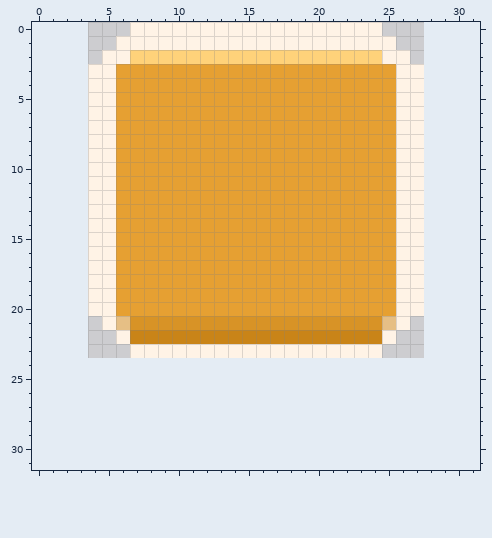
Pixel-art file: assets/source/aseprite/ui_btn_buy_hover.aseprite. The picture above is the old version.
24x24 pixels, 1 frame. The old version is drawn lined up with the new one, on the new canvas.
Once edited:
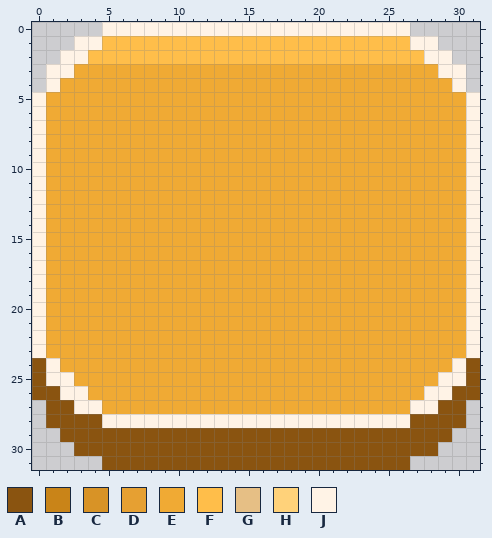
Palette (. is transparent): A #8a5410  B #c98418  C #d89326  D #e6a032  E #f0aa34  F #ffbe4a  G #e6bf85  H #ffd27a  J #fff3e6
The exact change:
canvas 24x24 -> 32x32, the old top-left corner now at 4,0
@@ x 0..31 @@
- 0 .......JJJJJJJJJJJJJJJJJJ.......
- 1 ......JJJJJJJJJJJJJJJJJJJJ......
- 2 .....JJHHHHHHHHHHHHHHHHHHJJ.....
- 3 ....JJDDDDDDDDDDDDDDDDDDDDJJ....
- 4 ....JJDDDDDDDDDDDDDDDDDDDDJJ....
- 5 ....JJDDDDDDDDDDDDDDDDDDDDJJ....
- 6 ....JJDDDDDDDDDDDDDDDDDDDDJJ....
- 7 ....JJDDDDDDDDDDDDDDDDDDDDJJ....
- 8 ....JJDDDDDDDDDDDDDDDDDDDDJJ....
- 9 ....JJDDDDDDDDDDDDDDDDDDDDJJ....
-10 ....JJDDDDDDDDDDDDDDDDDDDDJJ....
-11 ....JJDDDDDDDDDDDDDDDDDDDDJJ....
-12 ....JJDDDDDDDDDDDDDDDDDDDDJJ....
-13 ....JJDDDDDDDDDDDDDDDDDDDDJJ....
-14 ....JJDDDDDDDDDDDDDDDDDDDDJJ....
-15 ....JJDDDDDDDDDDDDDDDDDDDDJJ....
-16 ....JJDDDDDDDDDDDDDDDDDDDDJJ....
-17 ....JJDDDDDDDDDDDDDDDDDDDDJJ....
-18 ....JJDDDDDDDDDDDDDDDDDDDDJJ....
-19 ....JJDDDDDDDDDDDDDDDDDDDDJJ....
-20 ....JJDDDDDDDDDDDDDDDDDDDDJJ....
-21 .....JGCCCCCCCCCCCCCCCCCCGJ.....
-22 ......JBBBBBBBBBBBBBBBBBBJ......
-23 .......JJJJJJJJJJJJJJJJJJ.......
-24 ................................
-25 ................................
-26 ................................
-27 ................................
-28 ................................
-29 ................................
-30 ................................
-31 ................................
+ 0 .....JJJJJJJJJJJJJJJJJJJJJJ.....
+ 1 ...JJFFFFFFFFFFFFFFFFFFFFFFJJ...
+ 2 ..JJFFFFFFFFFFFFFFFFFFFFFFFFJJ..
+ 3 .JJEEEEEEEEEEEEEEEEEEEEEEEEEEJJ.
+ 4 .JEEEEEEEEEEEEEEEEEEEEEEEEEEEEJ.
+ 5 JEEEEEEEEEEEEEEEEEEEEEEEEEEEEEEJ
+ 6 JEEEEEEEEEEEEEEEEEEEEEEEEEEEEEEJ
+ 7 JEEEEEEEEEEEEEEEEEEEEEEEEEEEEEEJ
+ 8 JEEEEEEEEEEEEEEEEEEEEEEEEEEEEEEJ
+ 9 JEEEEEEEEEEEEEEEEEEEEEEEEEEEEEEJ
+10 JEEEEEEEEEEEEEEEEEEEEEEEEEEEEEEJ
+11 JEEEEEEEEEEEEEEEEEEEEEEEEEEEEEEJ
+12 JEEEEEEEEEEEEEEEEEEEEEEEEEEEEEEJ
+13 JEEEEEEEEEEEEEEEEEEEEEEEEEEEEEEJ
+14 JEEEEEEEEEEEEEEEEEEEEEEEEEEEEEEJ
+15 JEEEEEEEEEEEEEEEEEEEEEEEEEEEEEEJ
+16 JEEEEEEEEEEEEEEEEEEEEEEEEEEEEEEJ
+17 JEEEEEEEEEEEEEEEEEEEEEEEEEEEEEEJ
+18 JEEEEEEEEEEEEEEEEEEEEEEEEEEEEEEJ
+19 JEEEEEEEEEEEEEEEEEEEEEEEEEEEEEEJ
+20 JEEEEEEEEEEEEEEEEEEEEEEEEEEEEEEJ
+21 JEEEEEEEEEEEEEEEEEEEEEEEEEEEEEEJ
+22 JEEEEEEEEEEEEEEEEEEEEEEEEEEEEEEJ
+23 JEEEEEEEEEEEEEEEEEEEEEEEEEEEEEEJ
+24 AJEEEEEEEEEEEEEEEEEEEEEEEEEEEEJA
+25 AJJEEEEEEEEEEEEEEEEEEEEEEEEEEJJA
+26 AAJJEEEEEEEEEEEEEEEEEEEEEEEEJJAA
+27 .AAJJEEEEEEEEEEEEEEEEEEEEEEJJAA.
+28 .AAAAJJJJJJJJJJJJJJJJJJJJJJAAAA.
+29 ..AAAAAAAAAAAAAAAAAAAAAAAAAAAA..
+30 ...AAAAAAAAAAAAAAAAAAAAAAAAAA...
+31 .....AAAAAAAAAAAAAAAAAAAAAA.....
Where, in picture pixels (left, top, right, bottom), the same in both pictures:
changed: (32, 22, 480, 470)
